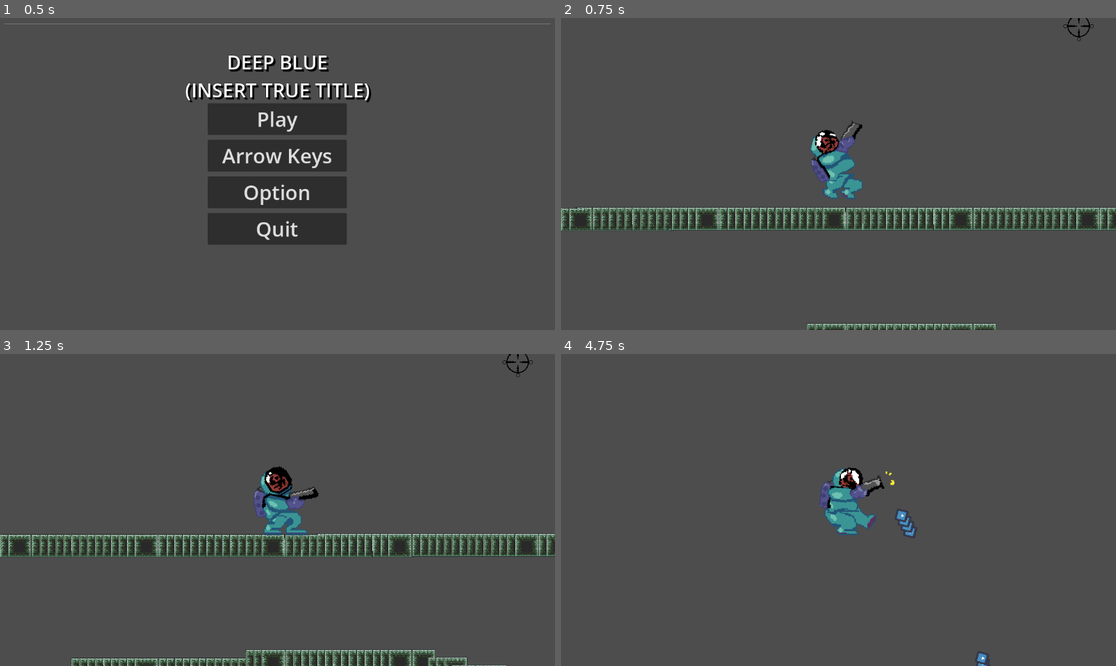
Above: before the commit, frames 1-4 (two rows, left to right).
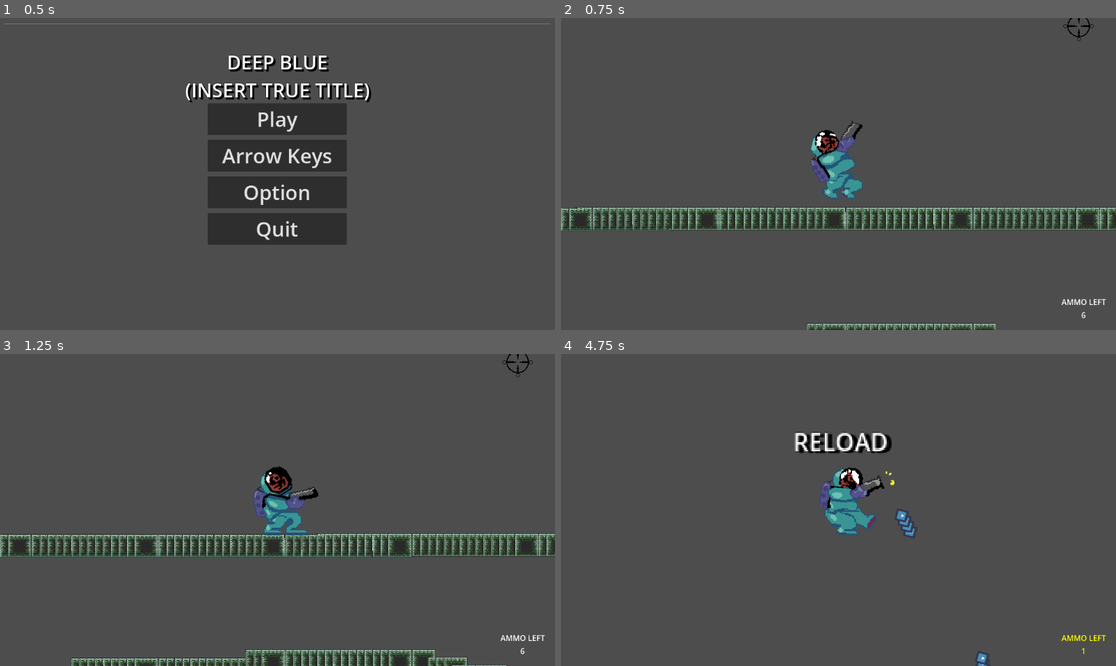
Above: after the commit, the same moments.

Repository: Mana-cott/GJJ-2025
Game: Godot game, scene res://scenes/menu.tscn
Two runs of this game, one before a commit and one after it. Both use one fixed random seed, a clock stepped at 60 frames per second and the inputs below. The engine's default icon, where the game draws it, is replaced by a stand-in: a white triangle on a blue panel in a dark square.
Inputs (mouse positions are in pixels of both pictures, inside the frame that each line leads up to):
- Up to frame 1 (0.5 s): no input
- Up to frame 2 (0.75 s): click "Play" at 0.5 s
- Up to frame 3 (1.25 s): no input
- Up to frame 4 (4.75 s): move the mouse to (960, 494) at 1.27 s; hold D (move_right) 1.28-2.78 s; click (960, 494) at 1.35 s; tap Space (jump) at 1.52, 2.27, 3.77, 4.52 s; move the mouse to (727, 525) at 2.02 s; tap S (crouch) at 2.1 s; click (727, 525) at 2.3 s; move the mouse to (894, 441) at 2.77 s; hold A (move_left) 2.78-3.53 s; hold Down (look_down) 2.78-3.53 s; click (894, 441) at 3.05 s; move the mouse to (810, 572) at 3.52 s; hold D (move_right) from 3.53 s (still down); tap Left (look_left) at 3.6 s; click (810, 572) at 3.8 s; move the mouse to (1005, 556) at 4.27 s; hold Right (look_right) from 4.28 s (still down); click (1005, 556) at 4.55 s

Frame 1 is identical in both runs. In frame 2, 0.1% of the frame differs, in the area x 90-99%, y 89-97%; in frame 3, 0.1%; in frame 4, 1.0%, in the area x 42-99%, y 25-97%.

Commit message:
add HUD scene + UI for reloading and left bullet

Diff:
--- /dev/null
+++ b/globalgamejambubbles/scenes/hud.gd
@@ -0,0 +1,21 @@
+extends CanvasLayer
+
+@onready var ammo_left = $MarginContainer/HBoxContainer/VBoxContainer/ammo_Left
+@onready var nb_bullet_left = $MarginContainer/HBoxContainer/VBoxContainer/bullet_Left
+
+# Called when the node enters the scene tree for the first time.
+func _ready() -> void:
+	pass # Replace with function body.
+
+
+# Called every frame. 'delta' is the elapsed time since the previous frame.
+func _process(delta: float) -> void:
+	if(nb_bullet_left.get_text() == "1"):
+		ammo_left.set("theme_override_colors/font_color",Color(1.0,1.0,0.0,1.0))
+		nb_bullet_left.set("theme_override_colors/font_color",Color(1.0,1.0,0.0,1.0))
+	elif(nb_bullet_left.get_text() == "0"):
+		ammo_left.set("theme_override_colors/font_color",Color(1.0,0.0,0.0,1.0))
+		nb_bullet_left.set("theme_override_colors/font_color",Color(1.0,0.0,0.0,1.0))
+	else:
+		ammo_left.set("theme_override_colors/font_color",Color(1.0,1.0,1.0,1.0))
+		nb_bullet_left.set("theme_override_colors/font_color",Color(1.0,1.0,1.0,1.0))
--- /dev/null
+++ b/globalgamejambubbles/scenes/hud.tscn
@@ -0,0 +1,34 @@
+[gd_scene load_steps=2 format=3 uid="uid://cry5y32md5mej"]
+
+[ext_resource type="Script" path="res://scenes/hud.gd" id="1_mnmga"]
+
+[node name="HUD" type="CanvasLayer"]
+script = ExtResource("1_mnmga")
+
+[node name="MarginContainer" type="MarginContainer" parent="."]
+anchors_preset = 15
+anchor_right = 1.0
+anchor_bottom = 1.0
+grow_horizontal = 2
+grow_vertical = 2
+theme_override_constants/margin_left = 20
+theme_override_constants/margin_top = 20
+theme_override_constants/margin_right = 20
+theme_override_constants/margin_bottom = 20
+
+[node name="HBoxContainer" type="HBoxContainer" parent="MarginContainer"]
+layout_mode = 2
+size_flags_vertical = 8
+alignment = 2
+
+[node name="VBoxContainer" type="VBoxContainer" parent="MarginContainer/HBoxContainer"]
+layout_mode = 2
+
+[node name="ammo_Left" type="Label" parent="MarginContainer/HBoxContainer/VBoxContainer"]
+layout_mode = 2
+text = "AMMO LEFT"
+
+[node name="bullet_Left" type="Label" parent="MarginContainer/HBoxContainer/VBoxContainer"]
+layout_mode = 2
+text = "6"
+horizontal_alignment = 1
--- a/globalgamejambubbles/scenes/option_menu.tscn
+++ b/globalgamejambubbles/scenes/option_menu.tscn
@@ -4,6 +4,7 @@
 
 [sub_resource type="SystemFont" id="SystemFont_1eqlm"]
 font_names = PackedStringArray("Impact")
+subpixel_positioning = 0
 
 [node name="Option_Menu" type="Control"]
 layout_mode = 3
--- a/globalgamejambubbles/scenes/player.tscn
+++ b/globalgamejambubbles/scenes/player.tscn
@@ -1,9 +1,10 @@
-[gd_scene load_steps=47 format=3 uid="uid://chmwbafs6r60"]
+[gd_scene load_steps=48 format=3 uid="uid://chmwbafs6r60"]
 
 [ext_resource type="Script" path="res://scripts/player.gd" id="1_oqhaq"]
 [ext_resource type="Texture2D" uid="uid://bg8c7m30kv2qf" path="res://assets/sprites/scubahood_legs_complete.png" id="2_unhao"]
 [ext_resource type="Texture2D" uid="uid://dmjplskc8purj" path="res://assets/sprites/scubahood_torso_complete.png" id="3_f1mse"]
 [ext_resource type="PackedScene" path="res://scenes/reticle.tscn" id="4_a5cmj"]
+[ext_resource type="PackedScene" uid="uid://cry5y32md5mej" path="res://scenes/hud.tscn" id="5_onl5l"]
 
 [sub_resource type="AtlasTexture" id="AtlasTexture_7t8ce"]
 atlas = ExtResource("2_unhao")
@@ -424,3 +425,21 @@
 [node name="Reticle" parent="." instance=ExtResource("4_a5cmj")]
 position = Vector2(159, -98)
 scale = Vector2(0.16118, 0.16118)
+
+[node name="HUD" parent="." instance=ExtResource("5_onl5l")]
+
+[node name="reload_message" type="Label" parent="."]
+visible = false
+offset_left = -30.0
+offset_top = -57.0
+offset_right = 33.0
+offset_bottom = -34.0
+size_flags_horizontal = 4
+theme_override_colors/font_shadow_color = Color(0, 0, 0, 1)
+theme_override_colors/font_outline_color = Color(0, 0, 0, 1)
+theme_override_constants/shadow_offset_x = 3
+theme_override_constants/shadow_offset_y = 1
+theme_override_constants/outline_size = 1
+text = "RELOAD"
+horizontal_alignment = 1
+metadata/_edit_use_anchors_ = true
--- a/globalgamejambubbles/scripts/player.gd
+++ b/globalgamejambubbles/scripts/player.gd
@@ -27,6 +27,8 @@
 @onready var lower_body_sprite = $LowerBodySprite
 @onready var lower_body_collision_shape = $LowerBodyCollisionShape
 @onready var reticle = $Reticle
+@onready var HUD_bullet_left = $HUD/MarginContainer/HBoxContainer/VBoxContainer/bullet_Left
+@onready var label_state_ammo = $reload_message
 @onready var bullet = preload("res://scenes/bullet.tscn")
 
 func _physics_process(delta):
@@ -48,12 +50,14 @@
 			shooting = false
 		else:
 			if upper_body_sprite.animation == "shoot" and upper_body_sprite.frame == 0:
+				HUD_bullet_left.set_text(str(bullets_left))
 				shoot_bullet()
 
 	# Handle reload.
 	if reloading:
 		reload_timer -= delta
 		if reload_timer <= 0:
+			HUD_bullet_left.set_text(str(bullets_left))
 			reloading = false
 
 	# Handle Slide.
@@ -106,6 +110,8 @@
 			upper_body_sprite.play("shoot")
 			bullets_left -= 1
 			move_and_slide()
+			if bullets_left <= 1:
+				display_state_ammo("RELOAD" , true)
 			return
 
 	# Trigger reload.
@@ -115,6 +121,7 @@
 		reload_timer = RELOAD_DURATION
 		upper_body_sprite.play("reload")
 		move_and_slide()
+		display_state_ammo("OK!!!" , false)
 		return
 
 	# Trigger slide.
@@ -159,3 +166,12 @@
 	bullet.pos = $UpperBody/Muzzle.global_position
 	bullet.rot = $UpperBody/Muzzle.global_rotation
 	get_tree().current_scene.add_child(bullet)
+
+func display_state_ammo(message:String , display:bool):
+	if display == true:
+		label_state_ammo.set_text(message)
+		label_state_ammo.set_visible(true)
+	else:
+		label_state_ammo.set_text("OK!!!")
+		await get_tree().create_timer(0.5).timeout
+		label_state_ammo.set_visible(false)
